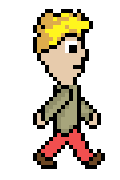
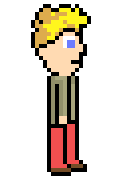
Before/after of a 120x180 layered artwork. What changed in the layer stack:
hid "frame 1", painted on it over [33, 9, 105, 169]
showed "frame 4", painted on it over [31, 4, 91, 176]
